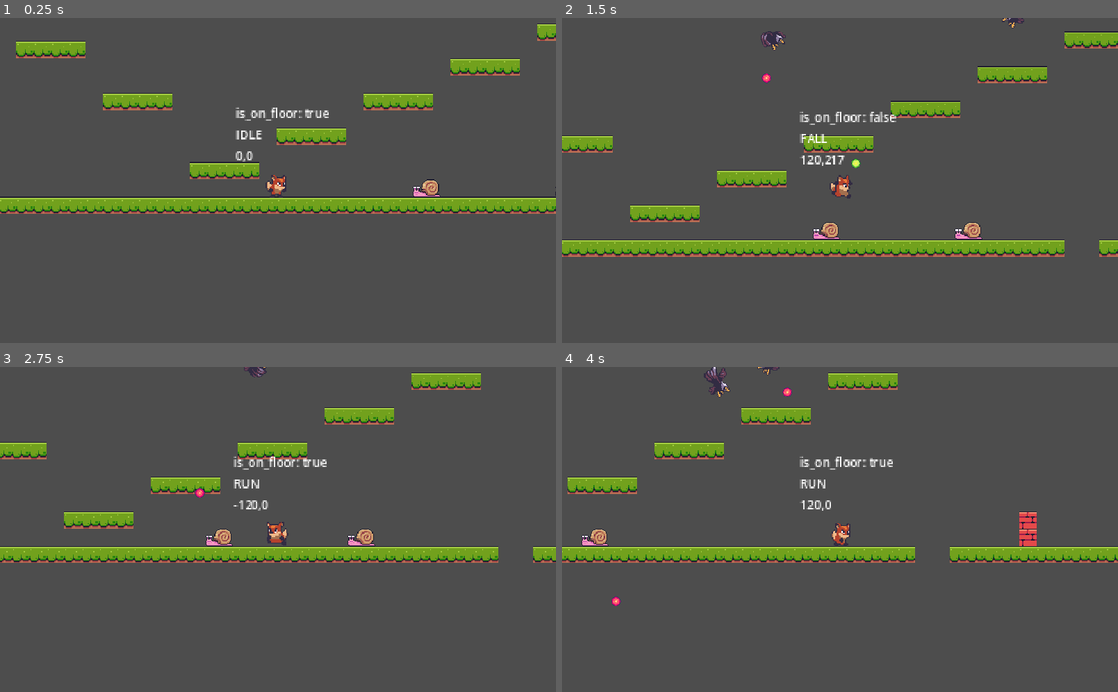
Above: before the commit, frames 1-4 (two rows, left to right).
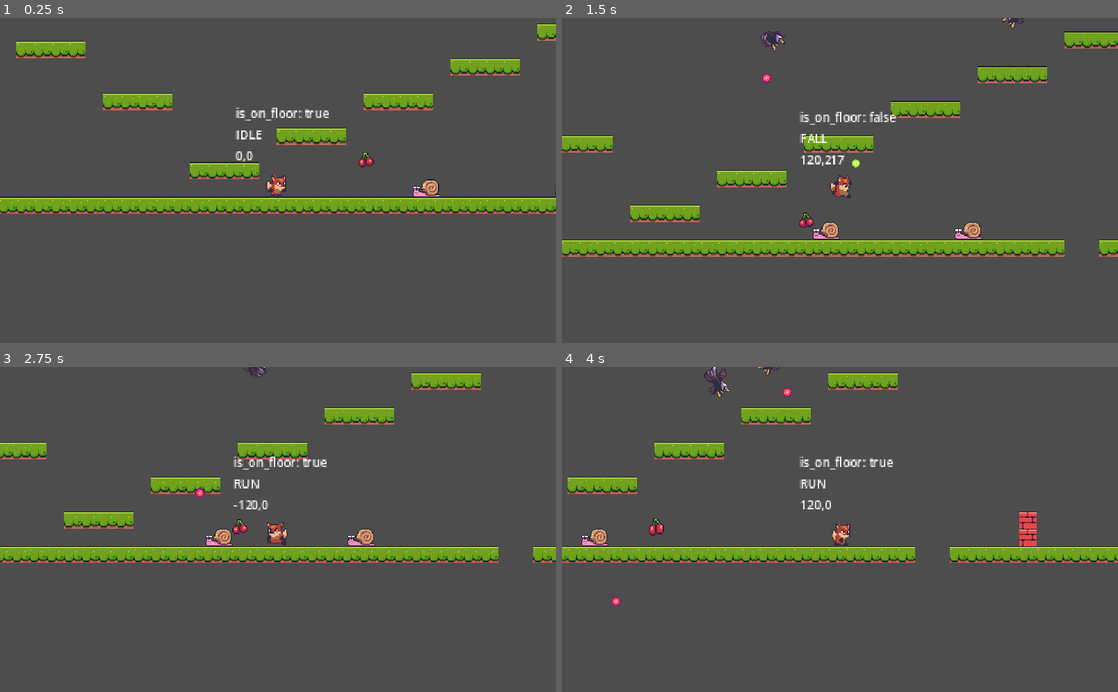
Above: after the commit, the same moments.

Repository: leobewater/godot-foxy-antics
Game: Godot game, scene res://level_base/level_base.tscn
The game is run twice, just before and just after one commit, with the same random seed, the same clock (stepped at 60 frames per second) and the same inputs. The project has no main scene, so this scene is started directly.
Inputs:
- Up to frame 1 (0.25 s): no input
- Up to frame 2 (1.5 s): hold Right (right) from 0.53 s (still down); tap Space (jump) at 0.6, 0.77, 1.07 s; tap Ctrl (shoot) at 1.35 s
- Up to frame 3 (2.75 s): tap Space (jump) at 1.52, 1.55, 1.82, 2.1 s; release Right (right) at 2.03 s; hold Left (left) from 2.03 s (still down)
- Up to frame 4 (4 s): release Left (left) at 2.78 s; hold Right (right) from 2.78 s (still down); tap Ctrl (shoot) at 2.85 s; tap Space (jump) at 3.02, 3.05, 3.32, 3.6, 3.77 s

The runs differ from the first frame. In frame 1, less than 0.1% of the frame differs, in the area x 64-68%, y 41-46%; in frame 2, less than 0.1%; in frame 3, less than 0.1%; in frame 4, 0.1%, in the area x 15-19%, y 46-52%.

Commit message:
make fruit jumps up and fall back to initial y position

Diff:
--- /dev/null
+++ b/fruit_pick_up/fruit_pick_up.gd
@@ -0,0 +1,42 @@
+extends Area2D
+
+@onready var animated_sprite_2d = $AnimatedSprite2D
+
+
+const FRUITS: Array = ["melon", "kiwi", "banana", "cherry"]
+const GRAVITY: float = 160.0
+const JUMP: float = -80.0
+const POINTS: int = 2
+
+var _start_y: float
+var _speed_y: float = JUMP
+var _stopped: bool = false
+
+
+func _ready():
+	# set initial y position
+	_start_y = global_position.y
+	# pick random fruit animation from array to play
+	animated_sprite_2d.play(FRUITS.pick_random())
+
+
+func _process(delta):
+	if _stopped:
+		return
+
+	# make fruit jumps up initially and falls back down
+	position.y += _speed_y * delta
+	_speed_y += GRAVITY * delta
+
+	if global_position.y > _start_y:
+		_stopped = true
+
+
+func kill_me() -> void:
+	set_process(false)
+	hide()
+	queue_free()
+
+
+func _on_life_timer_timeout():
+	kill_me()
--- a/fruit_pick_up/fruit_pick_up.tscn
+++ b/fruit_pick_up/fruit_pick_up.tscn
@@ -1,6 +1,7 @@
-[gd_scene load_steps=75 format=3 uid="uid://d0cxk0pa4l47o"]
+[gd_scene load_steps=76 format=3 uid="uid://d0cxk0pa4l47o"]
 
 [ext_resource type="Texture2D" uid="uid://e8anxbc4nfy0" path="res://assets/items/Kiwi.png" id="1_hx8ow"]
+[ext_resource type="Script" path="res://fruit_pick_up/fruit_pick_up.gd" id="1_j0kyl"]
 [ext_resource type="Texture2D" uid="uid://v18punrdo8qc" path="res://assets/items/Bananas.png" id="2_gav71"]
 [ext_resource type="Texture2D" uid="uid://c1gbwtneya3m5" path="res://assets/items/Cherries.png" id="2_kybil"]
 [ext_resource type="Texture2D" uid="uid://bae57x2sx8bgw" path="res://assets/items/Melon.png" id="4_qbxut"]
@@ -509,6 +510,7 @@
 [node name="FruitPickUp" type="Area2D"]
 collision_layer = 0
 collision_mask = 2
+script = ExtResource("1_j0kyl")
 
 [node name="AnimatedSprite2D" type="AnimatedSprite2D" parent="."]
 sprite_frames = SubResource("SpriteFrames_2tl6u")
@@ -521,3 +523,5 @@
 wait_time = 4.0
 one_shot = true
 autostart = true
+
+[connection signal="timeout" from="LifeTimer" to="." method="_on_life_timer_timeout"]
--- a/level_base/level_base.tscn
+++ b/level_base/level_base.tscn
@@ -1,10 +1,11 @@
-[gd_scene load_steps=9 format=3 uid="uid://bdmrwmjesfx8o"]
+[gd_scene load_steps=10 format=3 uid="uid://bdmrwmjesfx8o"]
 
 [ext_resource type="Script" path="res://level_base/level_base.gd" id="1_gjrkq"]
 [ext_resource type="Texture2D" uid="uid://bpiv1pl74okud" path="res://assets/tiles/Terrain (16x16).png" id="1_jpale"]
 [ext_resource type="PackedScene" uid="uid://cph6xskm1anvs" path="res://player_cam/player_cam.tscn" id="2_6wir8"]
 [ext_resource type="PackedScene" uid="uid://blvkdxh18qnmw" path="res://player/player.tscn" id="3_mxm1x"]
 [ext_resource type="PackedScene" uid="uid://dg38qoh7ar5f1" path="res://enemies/snail/snail.tscn" id="5_ef5dn"]
+[ext_resource type="PackedScene" uid="uid://d0cxk0pa4l47o" path="res://fruit_pick_up/fruit_pick_up.tscn" id="7_idt2q"]
 [ext_resource type="PackedScene" uid="uid://dx52pjqynsxmi" path="res://enemies/eagle/eagle.tscn" id="7_n10da"]
 
 [sub_resource type="TileSetAtlasSource" id="TileSetAtlasSource_dkkex"]
@@ -549,3 +550,6 @@
 
 [node name="Snail2" parent="." instance=ExtResource("5_ef5dn")]
 position = Vector2(479, -29)
+
+[node name="FruitPickUp" parent="." instance=ExtResource("7_idt2q")]
+position = Vector2(290, -35)
